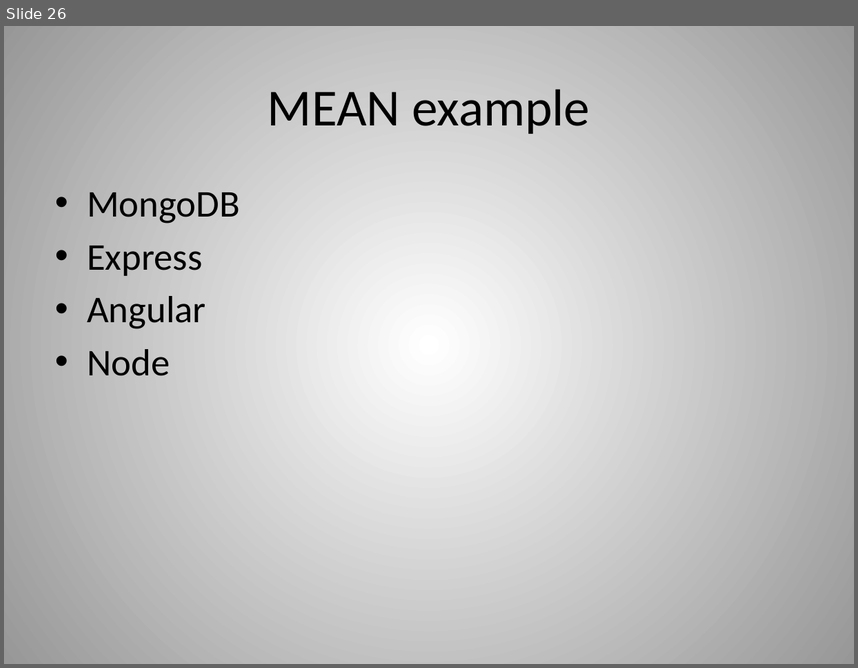
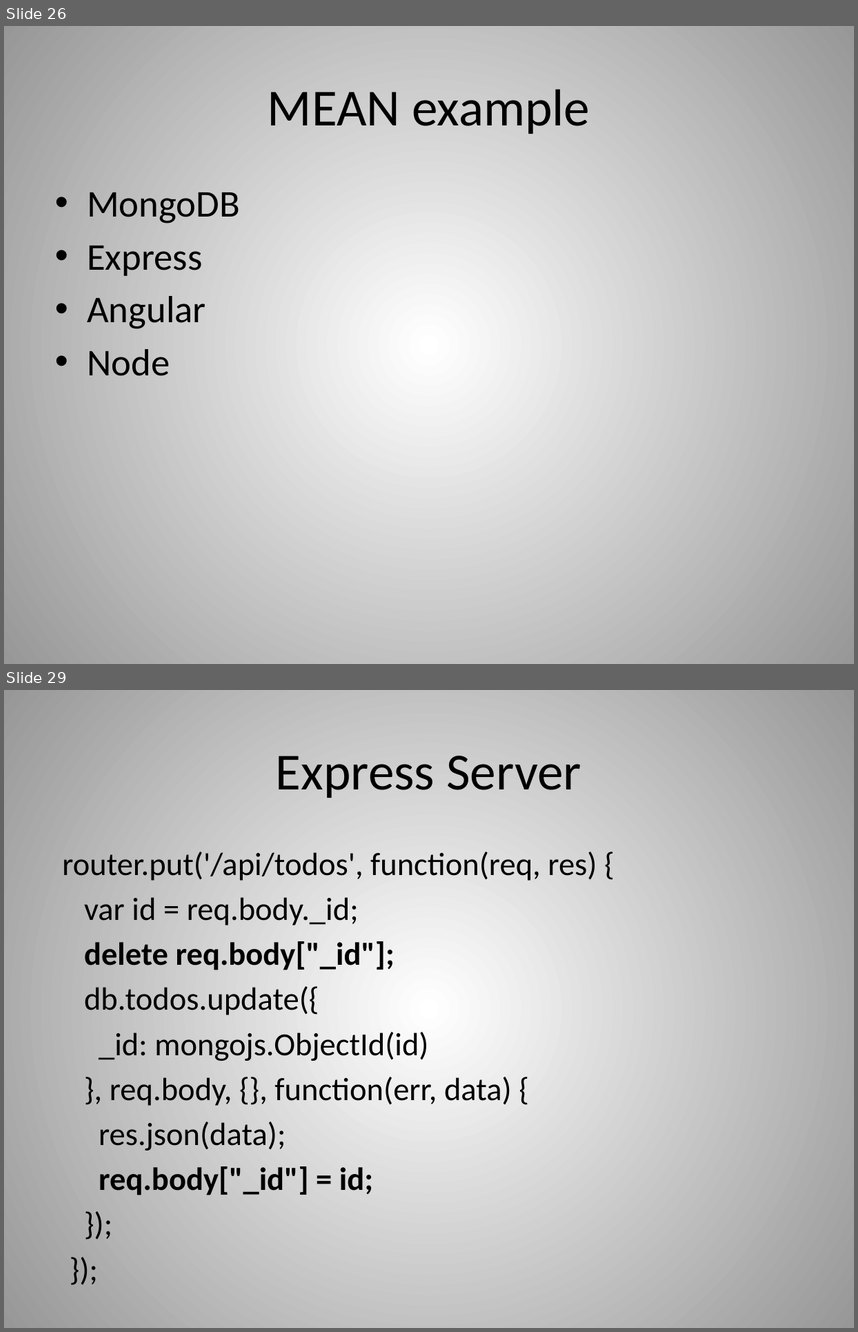
Before and after one commit to dvanvali/mongoDbPresentation, a slide deck: MongoDBChanges.pptx. Shown one above the other, each under a label of ours: slide 26 before the commit, slides 26 and 29 after it; the slides between them are not shown. The pictures are 858x668 and 858x1332 pixels, drawn with LibreOffice and Linux fonts; fonts in the diff are those of the drawing. Boxes give left, top, right and bottom in pixels: in the first picture for what was removed or moved away, otherwise in the second. Text is boxed around its words. In the diff, an @@ line names an element or a change of style, - is before the commit and + after.

```diff
--- a/MongoDBChanges.pptx
+++ b/MongoDBChanges.pptx
@@ slide 29 added at (4,690,854,1328), background gradient #FFFFFF to #979797 @@
@@ title added at (276,756,582,798), 44 pt, text #000000 @@
+Express Server
@@ text added at (62,851,597,1195), 27.2 pt, text #000000 @@
+router.put('/api/todos', function(req, res) {
+var id = req.body._id;
+delete req.body["_id"];
+db.todos.update({
+_id: mongojs.ObjectId(id)
+}, req.body, {}, function(err, data) {
+res.json(data);
+req.body["_id"] = id;
+});
+});
```
Also in this commit, not shown: 12 slides changed, 4 other slides added, 1 slide removed, 1 other file.
